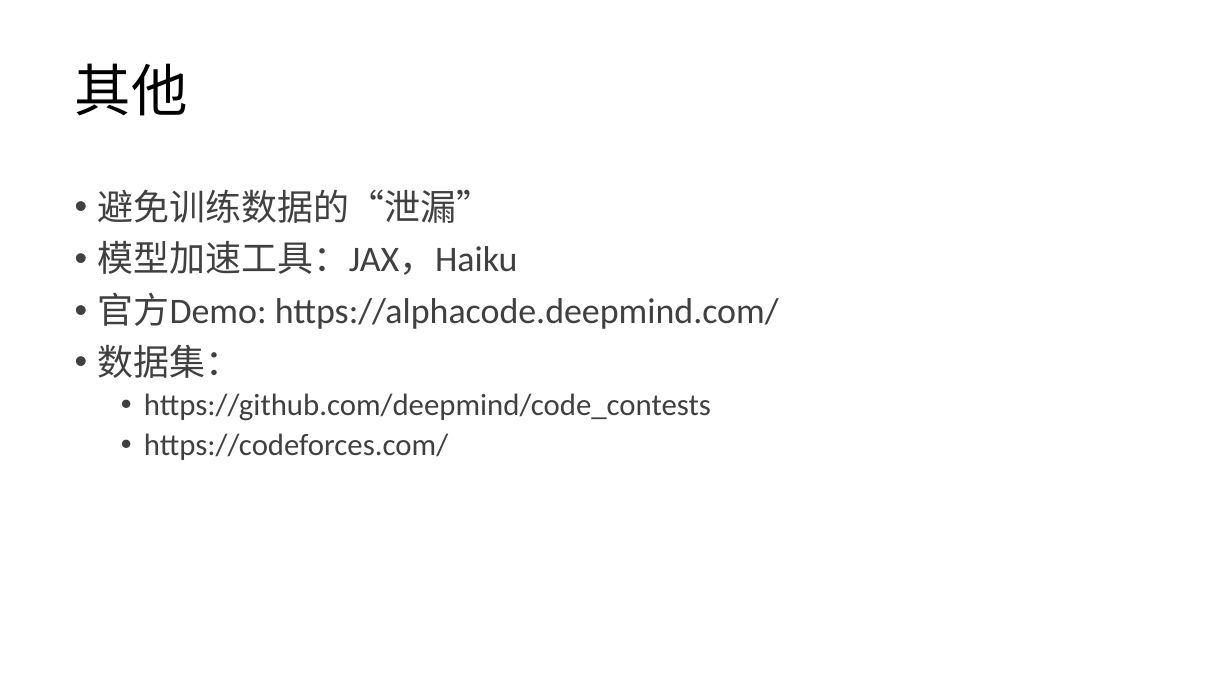
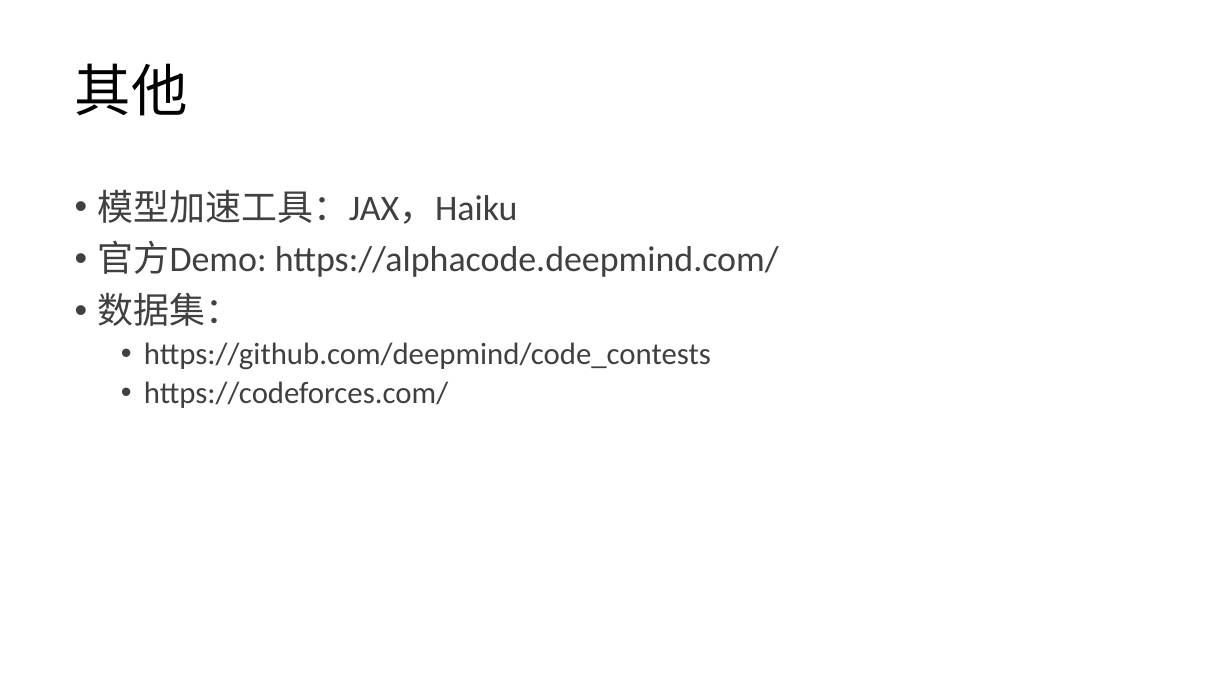
Before and after one commit to kevinva/paperReport, a slide deck: slide 20 of presentation/AlphaCode_20220301.pptx. Drawn at 1232x693 pixels with LibreOffice and Linux fonts; fonts in the diff are those of the drawing. Boxes give left, top, right and bottom in pixels: in the first picture for what was removed or moved away, otherwise in the second. Text is boxed around its words. In the diff, an @@ line names an element or a change of style, - is before the commit and + after.

```diff
--- a/presentation/AlphaCode_20220301.pptx
+++ b/presentation/AlphaCode_20220301.pptx
@@ text at <box>98,189,493,223</box>: paragraph removed @@
-• 避免训练数据的“泄漏”
```
Also in this commit, not shown: 3 other slides changed.
